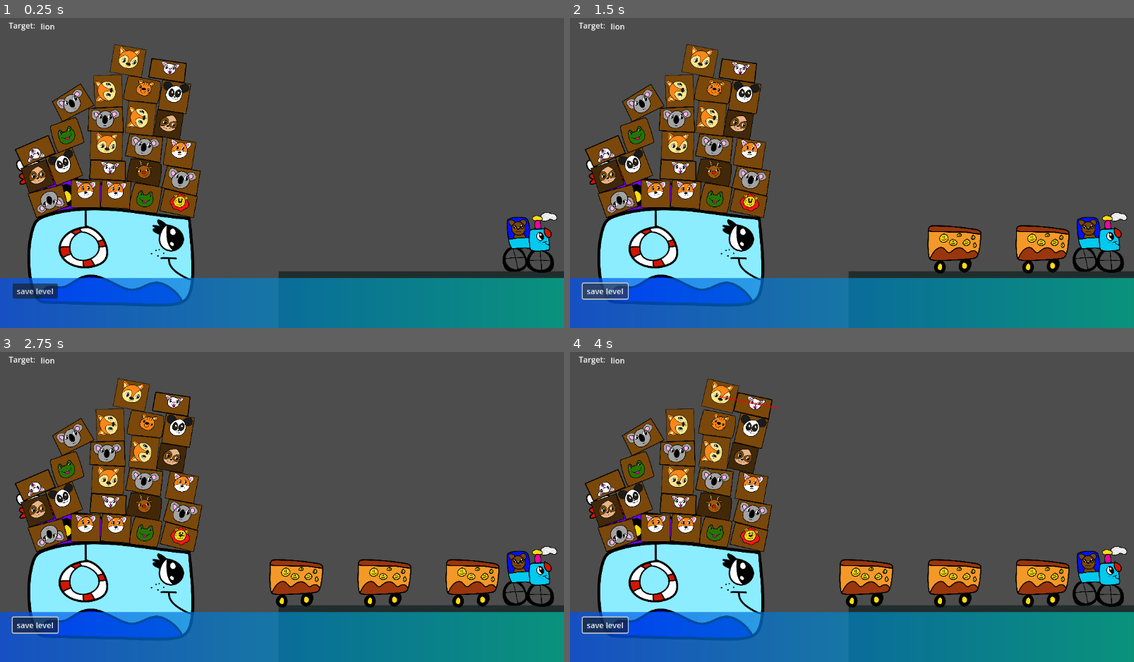
Above: before the commit, frames 1-4 (two rows, left to right).
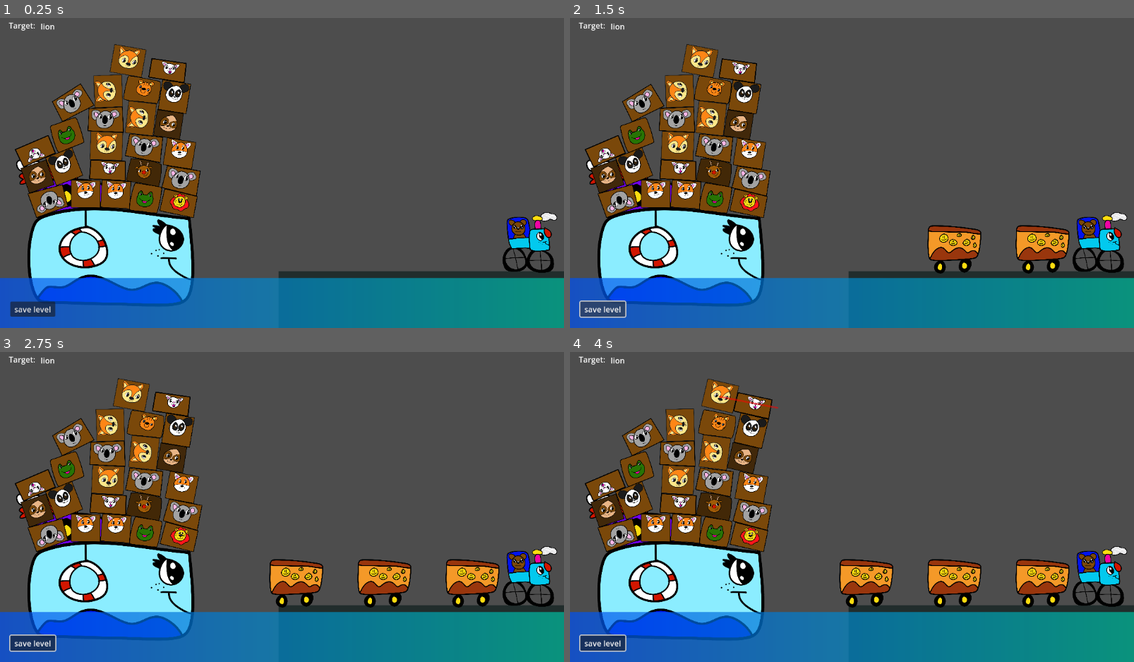
Above: after the commit, the same moments.

Repository: Huntracony/cute-crate-carrier
Game: Godot game, scene res://root.tscn
Two runs of this game, one before a commit and one after it. Both use one fixed random seed, a clock stepped at 60 frames per second and the inputs below.
Inputs (mouse positions are in pixels of both pictures, inside the frame that each line leads up to):
- Up to frame 1 (0.25 s): no input
- Up to frame 2 (1.5 s): tap Enter at 0.5 s; drag from (677, 145) to (857, 70) at 0.52 s; click "save level" at 1.25 s
- Up to frame 3 (2.75 s): drag from (141, 451) to (287, 404) at 2.02 s
- Up to frame 4 (4 s): move the mouse to (682, 426) at 2.77 s; click (682, 426) at 2.92 s; drag from (699, 395) to (981, 448) at 3.52 s

The runs differ from the first frame. In frame 1, 0.8% of the frame differs, in the area x 1-11%, y 85-97%; in frame 2, 1.0%; in frame 3, 1.0%; in frame 4, 1.0%.

Commit message:
moved save button

Diff:
--- a/root.tscn
+++ b/root.tscn
@@ -158,10 +158,10 @@
 layout_mode = 2
 anchor_top = 1.0
 anchor_bottom = 1.0
-offset_left = 26.0
-offset_top = -91.0
-offset_right = 118.0
-offset_bottom = -60.0
+offset_left = 21.0
+offset_top = -54.0
+offset_right = 113.0
+offset_bottom = -23.0
 text = " save level "
 
 [connection signal="target_crate_type_changed" from="GameplayLoop" to="CollisionDisableArea" method="setTarget"]
